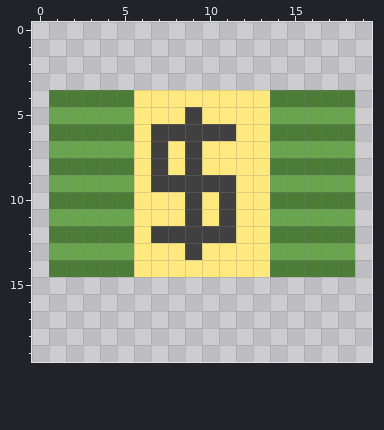
File history of a pixel-art sprite, trunk/Art/Sprites/Items/Money.png. This is how it looked before the edit.
The file is 40x40 pixels, drawn in blocks of 2x2; one block is one cell here.
Now the later version:
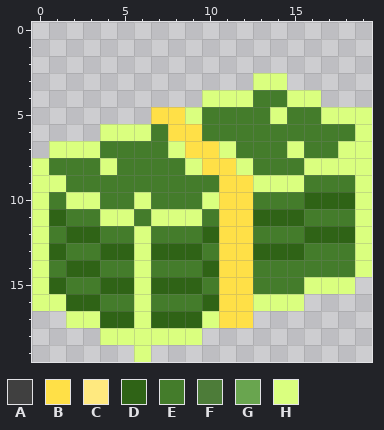
Palette (. is transparent): A #404040  B #ffe047  C #ffe97f  D #2f6316  E #447c2b  F #4d7c39  G #69a54f  H #daff7f
The edit:
@@ x 0..19 @@
  2 ....................
- 3 ....................
- 4 .FFFFFCCCCCCCCFFFFF.
- 5 .GGGGGCCCACCCCGGGGG.
- 6 .FFFFFCAAAAACCFFFFF.
- 7 .GGGGGCACACCCCGGGGG.
- 8 .FFFFFCACACCCCFFFFF.
- 9 .GGGGGCAAAAACCGGGGG.
-10 .FFFFFCCCACACCFFFFF.
-11 .GGGGGCCCACACCGGGGG.
-12 .FFFFFCAAAAACCFFFFF.
-13 .GGGGGCCCACCCCGGGGG.
-14 .FFFFFCCCCCCCCFFFFF.
-15 ....................
-16 ....................
-17 ....................
-18 ....................
-19 ....................
+ 3 .............HH.....
+ 4 ..........HHHEEHH...
+ 5 .......BBHEEEEHEEHHH
+ 6 ....HHHEBBEEEEEEEEEH
+ 7 .HHHEEEEHBBHEEEHEEHH
+ 8 HEEEHEEEEHBBHEEEHHHH
+ 9 HHEEEEEEEEEBBHHHEEEH
+10 HEHHEEHEEEHBBEEEDDDH
+11 HDEEHHEHHHEBBDDDEEEH
+12 HEDDEEHEEEDBBEEEDDDH
+13 HDEEDDHDDDEBBDDDEEEH
+14 HEDDEEHEEEDBBEEEEEEH
+15 HDEEDDHDDDEBBEEEHHH.
+16 HHDDEEHEEEDBBHHH....
+17 ..HHDDHDDDHBB.......
+18 ....HHHHHH..........
+19 ......H.............
